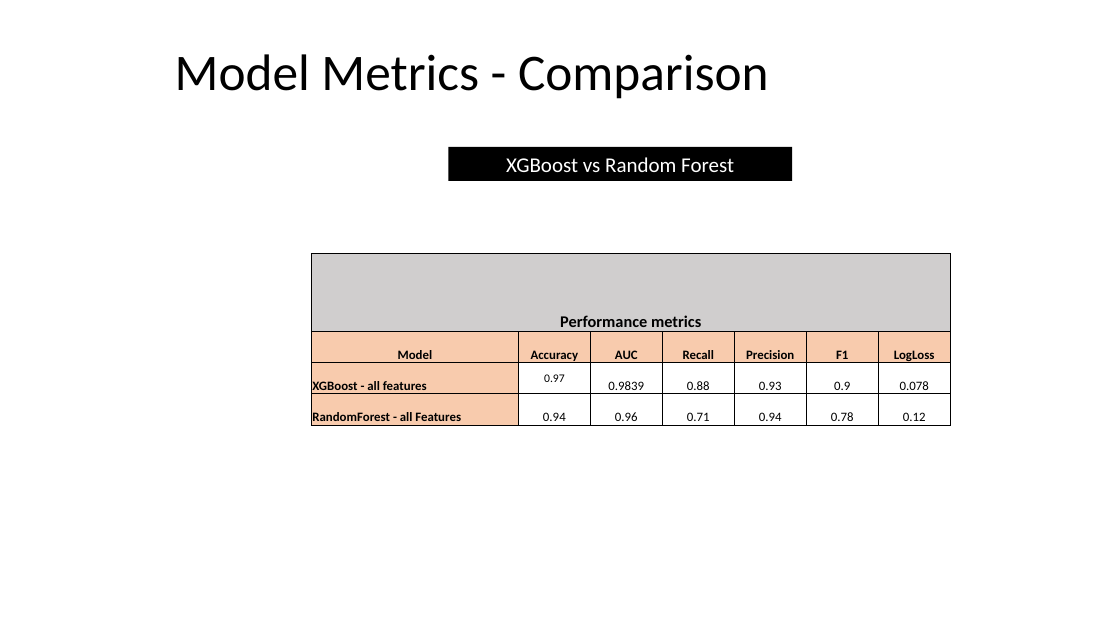
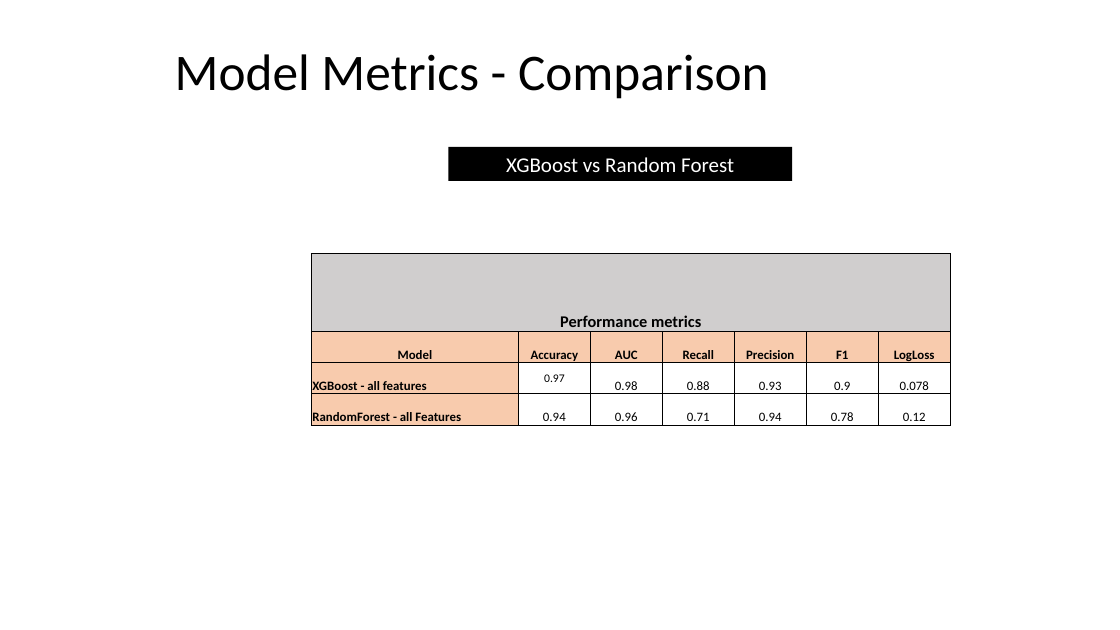
Before and after one commit to Elaveni16/Data-science, a slide deck: slide 20 of Capstone 2/WSDM - KKBox's Churn Prediction Challenge/docs/Capstone2_Final_Presentation–.pptx (slide 19 before the commit). Drawn at 1120x630 pixels with LibreOffice and Linux fonts; fonts in the diff are those of the drawing; background and template pictures are left out. Boxes give left, top, right and bottom in pixels: in the first picture for what was removed or moved away, otherwise in the second. Text is boxed around its words. In the diff, an @@ line names an element or a change of style, - is before the commit and + after.

```diff
--- a/Capstone 2/WSDM - KKBox's Churn Prediction Challenge/docs/Capstone2_Final_Presentation–.pptx
+++ b/Capstone 2/WSDM - KKBox's Churn Prediction Challenge/docs/Capstone2_Final_Presentation–.pptx
@@ table at <box>312,254,952,425</box> @@
-row 3, column 3: 0.9839
+row 3, column 3: 0.98
```
Also in this commit, not shown: 5 other slides changed, 1 slide added.
